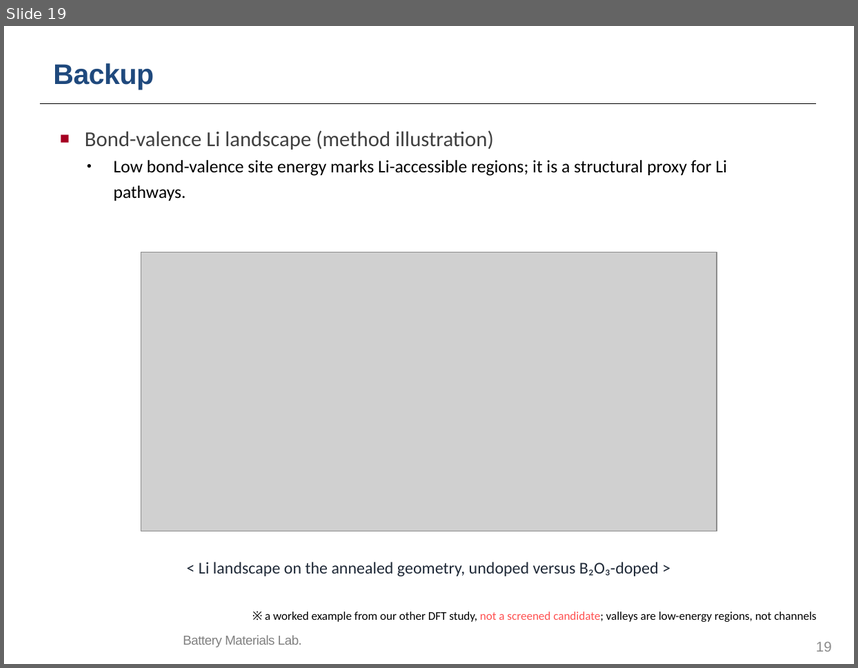
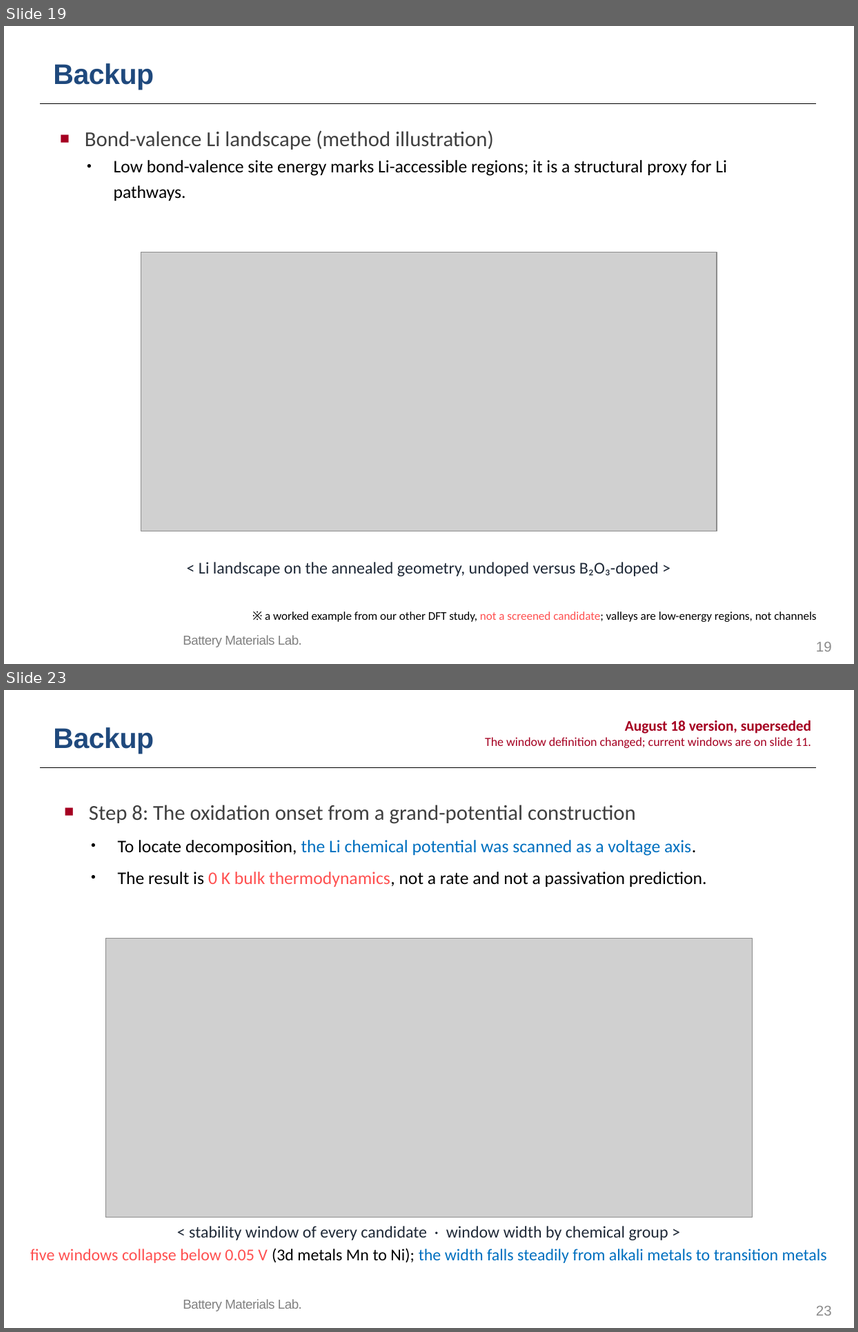
Before and after one commit to yonghoon7153-source/Yonghoon-DEM-DFT, a slide deck: kb/seminars/Research_Seminar_2026_10_13_cascade_progress_lean.pptx. Shown one above the other, each under a label of ours: slide 19 before the commit, slides 19 and 23 after it; the slides between them are not shown. The pictures are 858x668 and 858x1332 pixels, drawn with LibreOffice and Linux fonts; fonts in the diff are those of the drawing; grey boxes stand for pictures; background and template pictures are left out. Boxes give left, top, right and bottom in pixels: in the first picture for what was removed or moved away, otherwise in the second. Text is boxed around its words. In the diff, an @@ line names an element or a change of style, - is before the commit and + after.

```diff
--- a/kb/seminars/Research_Seminar_2026_10_13_cascade_progress_lean.pptx
+++ b/kb/seminars/Research_Seminar_2026_10_13_cascade_progress_lean.pptx
@@ slide 23 added at <box>4,690,854,1328</box>, background #FFFFFF; not listed: 3 template elements that a slide beside it also shows @@
@@ text added at <box>53,727,154,754</box>, 24 pt, text #1F497D, bold @@
+Backup
@@ text added at <box>485,720,811,748</box>, 10.5 pt, text #A50021 @@
+August 18 version, superseded
+The window definition changed; current windows are on slide 11.
@@ text added at <box>89,805,707,887</box>, 15 pt, text #000000 @@
+■ Step 8: The oxidation onset from a grand-potential construction
+• To locate decomposition, the Li chemical potential was scanned as a voltage axis.
+• The result is 0 K bulk thermodynamics, not a rate and not a passivation prediction.
@@ picture added at <box>105,938,752,1217</box> @@
@@ text added at <box>189,1225,668,1240</box>, 14 pt, text #1F2937 @@
+< stability window of every candidate · window width by chemical group >
@@ text added at <box>30,1248,827,1263</box>, 14 pt, text #0070C0 @@
+five windows collapse below 0.05 V (3d metals Mn to Ni); the width falls steadily from alkali metals to transition metals
```
Also in this commit, not shown: 2 slides changed, 3 other slides added, 18 other files.
